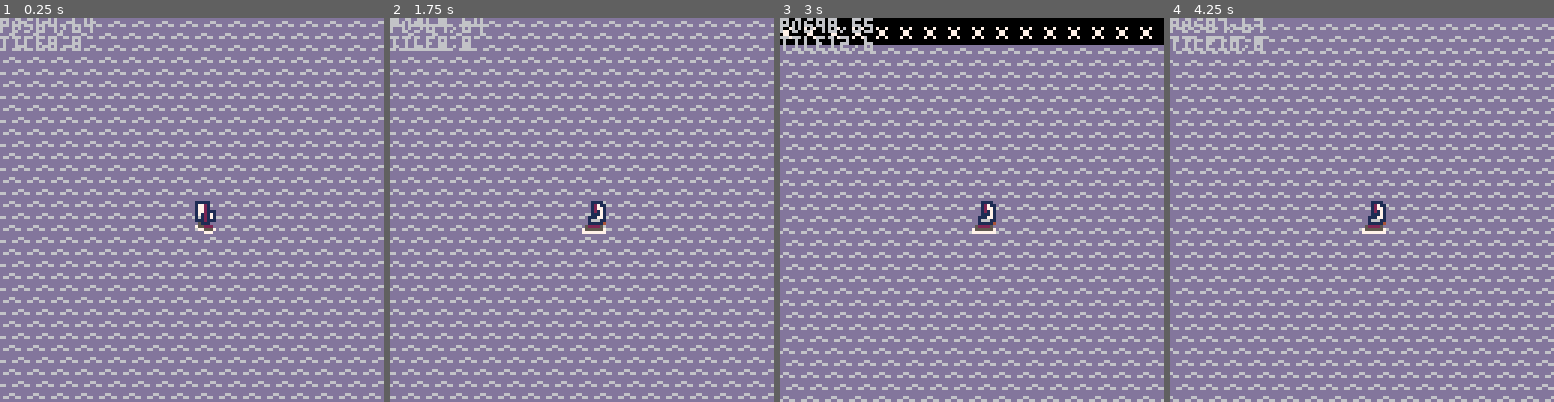
Above: before the commit, frames 1-4 (left to right).
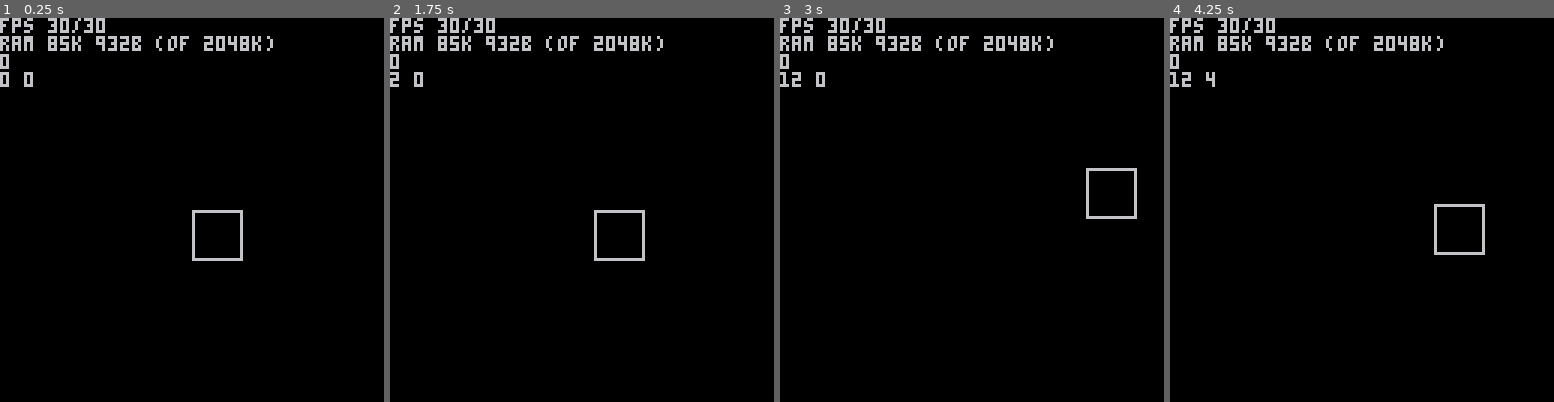
Above: after the commit, the same moments.

Repository: pvan/pico8
Game: PICO-8 cartridge caspian.p8
Two runs of this game, one before a commit and one after it. Both use one fixed random seed, a clock stepped at 60 frames per second and the inputs below.
Inputs:
- Up to frame 1 (0.25 s): no input
- Up to frame 2 (1.75 s): tap X (X key) at 0.33, 1.07 s; tap O (Z key) at 0.7, 1.7 s; hold Right from 1.6 s (still down)
- Up to frame 3 (3 s): tap X (X key) at 1.85, 2.97 s; release Right at 2.1 s; tap O (Z key) at 2.1, 2.5, 2.9 s; hold Up 2.15-2.42 s; hold Right from 2.47 s (still down)
- Up to frame 4 (4.25 s): release Right at 3.03 s; hold Left 3.08-3.58 s; tap O (Z key) at 3.3, 3.7, 4.1 s; hold Down 3.63-3.97 s; hold Right from 4.02 s (still down); tap X (X key) at 4.08 s

The runs differ from the first frame. In frame 1, 99% of the frame differs, in the area x 0-100%, y 0-100%; in frame 2, 99%; in frame 3, 94%; in frame 4, 99%.

Commit message:
caspian: bezier curve proof of concept
zoomed out line drawings only

Diff:
--- a/caspian.p8
+++ b/caspian.p8
@@ -5,22 +5,106 @@
 
 function _init()
  --music(1)
+
+ --create_tilemap()
+
+end
+
+px,py=64,64
+
+cx,cy=0,0
+
+lastrec={0,0,0,0}
+
+function eq(r1,r2)
+ return r1[1]==r2[1] and
+        r1[2]==r2[2] and
+        r1[3]==r2[3] and
+        r1[4]==r2[4]
 end
 
 function _update()
 
+--[[
  player_update(player)
 
+ if btnp(⬅️) then gx1-=2 end
+ if btnp(➡️) then gx1+=2 end
+ if btnp(⬆️) then gy1-=2 end
+ if btnp(⬇️) then gy1+=2 end
+ ]]
+ if btn(🅾️) then
+  if btn(⬅️) then cx-=2 end
+  if btn(➡️) then cx+=2 end
+  if btn(⬆️) then cy-=2 end
+  if btn(⬇️) then cy+=2 end
+ else
+  if btn(⬅️) then px-=2 end
+  if btn(➡️) then px+=2 end
+  if btn(⬆️) then py-=2 end
+  if btn(⬇️) then py+=2 end
+ end
+ if (px<cx) cx=px
+ if (py<cy) cy=py
+ if (px+16>cx+128) cx=px-128+16
+ if (py+16>cy+128) cy=py-128+16
+
+ if (cx<0) cx=0
+ if (cy<0) cy=0
+ if (cx+128>256) cx=256-128
+ if (cy+128>256) cy=256-128
+
+ rec={px,py,px+16,py+16}
+ if not eq(rec,lastrec) then
+  curves=curves_in_rect(rec)
+  tmap=gen_map(rec,curves)
+ end
+ lastrec=rec
+
 end
 
 function _draw()
 
  cls()
+
+ camera(cx,cy)
+
+ draw_map(tmap)
+
+ rect(rec[1],rec[2],rec[3],rec[4])
+
+ --[[
+ for c in all(curves) do
+ 	line(c[1][1],c[1][2],c[2][1],c[2][2])
+ 	line(c[2][1],c[2][2],c[3][1],c[3][2])
+ 	line(c[3][1],c[3][2],c[1][1],c[1][2])
+ end
+ ]]
+
+ --draw_tilemap()
+
+ --[[
 	world_draw()
  player_draw(player)
 
+	draw_curve()
+
  print("pos"..tostr(player.x)..","..tostr(player.y))
  print("tile"..tostr(flr(player.x/8))..","..tostr(flr(player.y/8)))
+]]
+ camera()
+ print("fps "..stat(7).."/"..stat(8))
+ kbs=stat(0)
+ bts=(kbs-flr(kbs))*1024
+ print("ram "..flr(kbs).."k "..bts.."b (of 2048k)")
+-- print("ram b  "..bts)
+
+ countk = 0
+ for k,v in pairs(tilemap) do
+  countk+=1
+ end
+ if (curves) print(#curves)
+ print(cx.." "..cy)
 
 end
 -->8
@@ -216,6 +300,472 @@
 
 
 
+-->8
+--bezier
+
+tile_land=1
+tile_water=0
+
+
+function inrect(r, p)
+ return p[1]>=r[1] and
+        p[2]>=r[2] and
+        p[1]<r[3] and
+        p[2]<r[4]
+end
+
+function curves_in_rect(r)
+ result={}
+	num_curves = (#pts-1)/2
+	first =true
+	for i=0,num_curves-1 do
+	 p1=pts[i*2+1]
+	 p2=pts[i*2+2]
+	 p3=pts[i*2+3]
+	 if (first) ppp=p1 first=false inrecres=inrect(r,p1)
+	 if inrect(r,p1)
+	 or inrect(r,p2)
+	 or inrect(r,p3)
+ 	then
+ 	 add(result,{p1,p2,p3})
+	 end
+	end
+	return result
+end
+
+
+tilemapw=16
+tilemaph=16
+function gen_map(r,curves)
+ local posx,posy=r[1],r[2]
+	result = {}
+	if (not curves) return result
+	num_curves = #curves
+	for i=1,num_curves do
+	 p1=curves[i][1]
+	 p2=curves[i][2]
+	 p3=curves[i][3]
+	 plotbez(
+	  result,
+	  p1[1],p1[2],
+	  p2[1],p2[2],
+	  p3[1],p3[2])
+	end
+	return result
+end
+
+function draw_map(tmap)
+ if (not tmap) return
+ for p,v in pairs(tmap) do
+  if (v==tile_land) then
+   --spr(1,p[1]*8,p[2]*8)
+   pset(p[1],p[2])
+  end
+ end
+end
+
+----
+
+tilemap={}
+
+
+function draw_tilemap()
+ for p,v in pairs(tilemap) do
+  if (v==tile_land) then
+   --spr(1,k[1],k[2])
+   pset(p[1],p[2])
+  end
+ end
+end
+
+function create_tilemap()
+
+	x0,y0 = 10,10
+	x1,y1 = gx1,gy1
+	x2,y2 = 64,64
+	--line(x0,y0,x2,y2)
+	--line(x0,y0,x1,y1)
+	--line(x1,y1,x2,y2)
+	--plotbez(x0,y0,x1,y1,x2,y2)
+	local temp={}
+	num_curves = (#pts-1)/2
+	num_curves = 40
+	for i=0,num_curves do
+	 p1=pts[i*2+1]
+	 p2=pts[i*2+2]
+	 p3=pts[i*2+3]
+	 plotbez(
+	  tilemap,
+	  p1[1],p1[2],
+	  p2[1],p2[2],
+	  p3[1],p3[2])
+	end
+
+end
+
+--t from 0 to 1
+--(de casteljua's algo)
+function p_at_t(t, x0,y0,x1,y1,x2,y2)
+ local x=((1-t)^2)*x0 + 2*(1-t)*t*x1 + (t^2)*x2
+ local y=((1-t)^2)*y0 + 2*(1-t)*t*y1 + (t^2)*y2
+ return {x,y}
+end
+
+function plotbez(
+  tilemap,
+  x0,y0,x1,y1,x2,y2)
+
+ local lastp = {x0,y0}
+ steps=50
+ for t = 0,1,(1/steps) do
+  local p = p_at_t(t, x0,y0,x1,y1,x2,y2)
+  --line(p[1],p[2],lastp[1],lastp[2])
+  --lastp = p
+  tilemap[p]=tile_land
+  --pset(p[1],p[2])
+ end
+
+end
+
+
+--(incomplete, need to split curve into segments where gradient sign doesn't change)
+--http://members.chello.at/~easyfilter/bresenham.html
+function plotbez_old(x0,y0,x1,y1,x2,y2)
+
+  local sx,sy = x2-x1, y2-y1
+  local xx,yy = x0-x1, y0-y1
+  local dx,dy,err
+  local cur = xx*sy-yy*sx
+
+  assert(xx*sx<=0 and yy*sy<=0)
+
+ 	--start with longer
+  if (sx*flr(sx)+sy*flr(sy) > xx*xx+yy*yy) then
+    --swap end points
+    x2,y2=x0,y0
+    x0,y0=sx+x1,sy+y1
+    cur=-cur
+  end
+  if (cur != 0) then
+    xx += sx
+    if x0<x2 then sx=1 else sx=-1 end
+    xx *= sx
+
+    yy += sy
+    if y0<y2 then sy=1 else sy=-1 end
+    yy *= sy
+
+    xy = 2*xx*yy
+    xx *= xx
+    yy *= yy
+
+    if (cur*sx*sy < 0) then      xx = -xx
+      yy = -yy
+      xy = -xy
+      cur = -cur
+    end
+
+    dx = 4.0*sy*cur*(x1-x0)+xx-xy;
+    dy = 4.0*sx*cur*(y0-y1)+yy-xy;
+    xx += xx
+    yy += yy
+    err = dx+dy+xy
+
+    local first = true
+    while dy < dx or first do
+      first = false
+      pset(x0,y0)
+      if x0==x2 and y0==y2 then return end
+      y1 = 2*err < dx
+      if 2*err > dy then
+        x0 += sx
+        dx -= xy
+        dy += yy
+        err += dy
+      end --x step
+      if     y1     then
+        y0 += sy
+        dy -= xy
+        dx += xx
+        err += dx
+      end --y step
+    end
+  end
+  line(x0,y0, x2,y2)
+end
+
+
+
+--to iterate over every curve:
+--[[
+	num_curves = (#pts-1)/2
+	for i=0,num_curves-1 do
+	 p1=pts[i*2+1]
+	 p2=pts[i*2+2]
+	 p3=pts[i*2+3]
+]]
+
+pts = {
+{36, 255},
+{36, 247},
+{32, 240},
+{35, 236},
+{36, 230},
+{42, 229},
+{42, 222},
+{46, 221},
+{47, 216},
+{55, 214},
+{58, 208},
+{59, 195},
+{66, 193},
+{71, 192},
+{72, 185},
+{75, 189},
+{84, 189},
+{87, 184},
+{92, 185},
+{93, 181},
+{99, 182},
+{112, 181},
+{122, 180},
+{125, 183},
+{126, 187},
+{116, 193},
+{139, 199},
+{141, 205},
+{147, 203},
+{152, 209},
+{155, 205},
+{155, 201},
+{155, 198},
+{164, 195},
+{167, 200},
+{190, 208},
+{191, 201},
+{198, 206},
+{203, 202},
+{208, 189},
+{206, 180},
+{201, 180},
+{200, 183},
+{194, 184},
+{192, 180},
+{187, 179},
+{187, 183},
+{176, 178},
+{176, 168},
+{187, 166},
+{198, 161},
+{211, 167},
+{220, 165},
+{226, 159},
+{217, 155},
+{213, 151},
+{207, 149},
+{215, 144},
+{209, 141},
+{199, 141},
+{198, 147},
+{206, 145},
+{203, 150},
+{198, 151},
+{194, 146},
+{191, 144},
+{188, 142},
+{176, 150},
+{179, 163},
+{174, 166},
+{166, 164},
+{169, 168},
+{164, 167},
+{159, 165},
+{162, 169},
+{166, 171},
+{164, 171},
+{160, 172},
+{162, 174},
+{168, 175},
+{167, 179},
+{161, 178},
+{164, 178},
+{167, 182},
+{164, 181},
+{159, 182},
+{158, 179},
+{159, 178},
+{161, 175},
+{155, 172},
+{153, 167},
+{157, 159},
+{147, 157},
+{141, 155},
+{139, 149},
+{132, 151},
+{134, 147},
+{128, 143},
+{130, 153},
+{136, 156},
+{134, 159},
+{138, 161},
+{141, 162},
+{142, 165},
+{146, 164},
+{149, 168},
+{145, 166},
+{141, 169},
+{144, 172},
+{144, 177},
+{142, 173},
+{144, 168},
+{135, 164},
+{130, 162},
+{126, 158},
+{123, 149},
+{115, 153},
+{111, 158},
+{108, 154},
+{100, 154},
+{100, 161},
+{96, 164},
+{93, 165},
+{90, 167},
+{89, 174},
+{89, 178},
+{84, 178},
+{85, 181},
+{81, 181},
+{76, 180},
+{73, 182},
+{70, 177},
+{63, 179},
+{65, 169},
+{62, 171},
+{67, 171},
+{64, 157},
+{70, 154},
+{76, 156},
+{93, 161},
+{89, 144},
+{85, 144},
+{86, 140},
+{84, 137},
+{81, 138},
+{79, 138},
+{81, 135},
+{89, 139},
+{89, 133},
+{98, 134},
+{98, 127},
+{100, 126},
+{107, 127},
+{106, 124},
+{108, 122},
+{112, 123},
+{110, 118},
+{116, 118},
+{120, 117},
+{120, 111},
+{119, 107},
+{122, 104},
+{124, 102},
+{126, 106},
+{122, 109},
+{123, 118},
+{132, 115},
+{136, 119},
+{138, 116},
+{142, 115},
+{146, 112},
+{151, 117},
+{153, 112},
+{157, 114},
+{155, 104},
+{158, 105},
+{156, 102},
+{160, 102},
+{161, 105},
+{168, 104},
+{163, 98},
+{159, 95},
+{171, 96},
+{173, 94},
+{177, 95},
+{181, 88},
+{163, 92},
+{154, 93},
+{155, 83},
+{170, 74},
+{161, 72},
+{150, 71},
+{153, 79},
+{140, 83},
+{143, 93},
+{146, 91},
+{146, 95},
+{141, 95},
+{139, 98},
+{144, 103},
+{141, 105},
+{137, 105},
+{133, 111},
+{133, 104},
+{129, 101},
+{126, 90},
+{119, 99},
+{111, 100},
+{114, 91},
+{117, 92},
+{118, 90},
+{116, 88},
+{113, 87},
+{115, 84},
+{120, 82},
+{126, 85},
+{125, 79},
+{131, 80},
+{133, 70},
+{144, 66},
+{144, 62},
+{149, 63},
+{156, 58},
+{173, 56},
+{179, 62},
+{195, 63},
+{202, 69},
+{199, 73},
+{180, 68},
+{181, 73},
+{186, 72},
+{188, 80},
+{195, 80},
+{197, 78},
+{193, 76},
+{195, 75},
+{201, 79},
+{206, 79},
+{201, 74},
+{204, 72},
+{208, 71},
+{214, 74},
+{210, 66},
+{211, 63},
+{214, 65},
+{211, 67},
+{213, 69},
+{221, 72},
+{221, 68},
+{227, 65},
+{231, 63},
+{233, 68},
+{236, 64},
+{242, 66},
+{244, 63},
+{251, 66},
+{249, 60},
+{253, 61},
+{255, 60},
+}
 __gfx__
 0000000033333333dddddddd00000000000000000000000000000000000000000000000000000000000000000000000000000000000000000000000000000000
 0000000033333333dddddd6600000000000000000000000000000000000000000000000000000000000000000000000000000000000000000000000000000000
@@ -281,22 +831,22 @@
 00000000000000000000000000000000000000000000000000000000000000000000000000000000000000000000000000000000000000000000000000000000
 00000000000000000000000000000000000000000000000000000000000000000000000000000000000000000000000000000000000000000000000000000000
 00000000000000000000000000000000000000000000000000000000000000000000000000000000000000000000000000000000000000000000000000000000
-7777c77cccccccccccccc77777777ccc000000000000000000000000000000000000000000000000000000000000000000000000000000000000000000000000
-cccccc77cccccccc7cccc77777777ccc000000000000000000000000000000000000000000000000000000000000000000000000000000000000000000000000
-cccccc77cc7777777ccc777cc777cccc000000000000000000000000000000000000000000000000000000000000000000000000000000000000000000000000
-cccccc7777777c777777777ccccccccc000000000000000000000000000000000000000000000000000000000000000000000000000000000000000000000000
-cccccc7777ccccccccc7777ccccccccc000000000000000000000000000000000000000000000000000000000000000000000000000000000000000000000000
-ccccccc7cccccccccccc77cccccccccc000000000000000000000000000000000000000000000000000000000000000000000000000000000000000000000000
-ccccccc7ccccccccccccc7cccccccccc000000000000000000000000000000000000000000000000000000000000000000000000000000000000000000000000
-ccccccc77cccccccccccc7cccccccccc000000000000000000000000000000000000000000000000000000000000000000000000000000000000000000000000
-cccccccc77ccccccccccc77ccccccccc000000000000000000000000000000000000000000000000000000000000000000000000000000000000000000000000
-ccccccccc77ccccccccccc7ccccccccc000000000000000000000000000000000000000000000000000000000000000000000000000000000000000000000000
-ccccccccc77ccccccccccc7ccccccccc000000000000000000000000000000000000000000000000000000000000000000000000000000000000000000000000
-cccccccccc7ccccccccccc7777cccccc000000000000000000000000000000000000000000000000000000000000000000000000000000000000000000000000
-777cccccc77cccccccccccc777c777cc000000000000000000000000000000000000000000000000000000000000000000000000000000000000000000000000
-7777cccc777cccccccccccc77777777c000000000000000000000000000000000000000000000000000000000000000000000000000000000000000000000000
-cc777cc777ccccccccccc777777cc777000000000000000000000000000000000000000000000000000000000000000000000000000000000000000000000000
-ccc77777cccccccccccc77ccc77cc7cc000000000000000000000000000000000000000000000000000000000000000000000000000000000000000000000000
+7777c77cccccccccccccc77777777ccc000000011100000000000000000000000000000000000000000000000000000000000000000000000000000000000000
+cccccc77cccccccc7cccc77777777ccc000000013100000000000000000000000000000000000000000000000000000000000000000000000000000000000000
+cccccc77cc7777777ccc777cc777cccc000000113110000000000000000000000000000000000000000000000000000000000000000000000000000000000000
+cccccc7777777c777777777ccccccccc000000133310000000000000000000000000000000000000000000000000000000000000000000000000000000000000
+cccccc7777ccccccccc7777ccccccccc000001133311000000000000000000000000000000000000000000000000000000000000000000000000000000000000
+ccccccc7cccccccccccc77cccccccccc000001333331110000000000000000000000000000000000000000000000000000000000000000000000000000000000
+ccccccc7ccccccccccccc7cccccccccc000001333331b10000000000000000000000000000000000000000000000000000000000000000000000000000000000
+ccccccc77cccccccccccc7cccccccccc000001333311b11000000000000000000000000000000000000000000000000000000000000000000000000000000000
+cccccccc77ccccccccccc77ccccccccc00001113331bbb1000000000000000000000000000000000000000000000000000000000000000000000000000000000
+ccccccccc77ccccccccccc7ccccccccc00011b11311bbb1100000000000000000000000000000000000000000000000000000000000000000000000000000000
+ccccccccc77ccccccccccc7ccccccccc0001bbb131bbbbb100000000000000000000000000000000000000000000000000000000000000000000000000000000
+cccccccccc7ccccccccccc7777cccccc0001bbb111bbbbb100000000000000000000000000000000000000000000000000000000000000000000000000000000
+777cccccc77cccccccccccc777c777cc110111110111111100000000000000000000000000000000000000000000000000000000000000000000000000000000
+7777cccc777cccccccccccc77777777c000001000000100000000000000000000000000000000000000000000000000000000000000000000000000000000000
+cc777cc777ccccccccccc777777cc777011100000000000000000000000000000000000000000000000000000000000000000000000000000000000000000000
+ccc77777cccccccccccc77ccc77cc7cc000001111100000000000000000000000000000000000000000000000000000000000000000000000000000000000000
 ccc77777cccccccccccc77cccc77c7cc000000000000000000000000000000000000000000000000000000000000000000000000000000000000000000000000
 ccc77777ccccccccccc77ccccc7777cc000000000000000000000000000000000000000000000000000000000000000000000000000000000000000000000000
 cc7777777cccccccccc77cccccc77777000000000000000000000000000000000000000000000000000000000000000000000000000000000000000000000000
